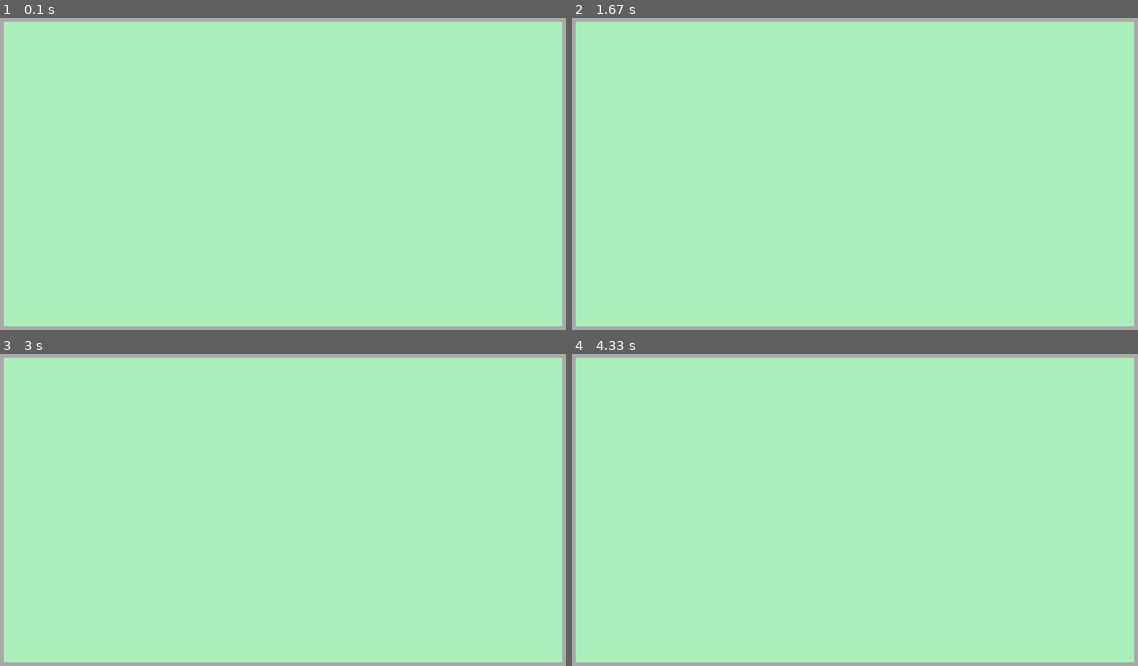
Above: before the commit, frames 1-4 (two rows, left to right).
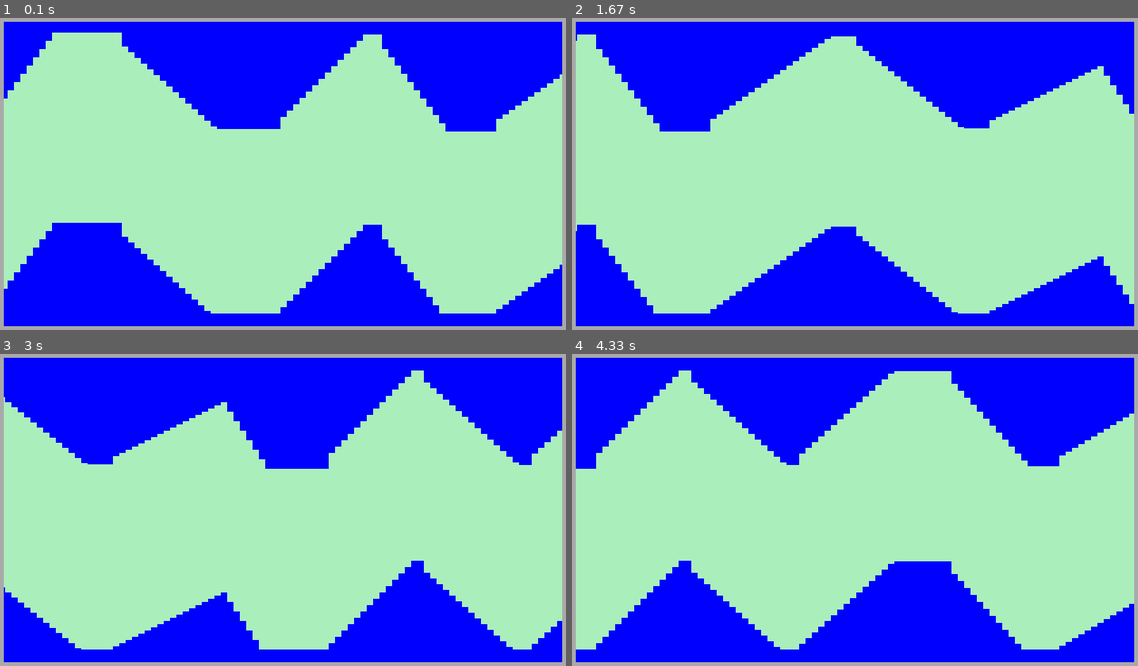
Above: after the commit, the same moments.

Repository: TR-Coder/pygame
Game: pygame game, started from 16-2_missil class.py
The game is run twice, just before and just after one commit, with the same random seed, the same clock (stepped at 60 frames per second) and the same inputs.
Inputs:
- Up to frame 1 (0.1 s): no input
- Up to frame 2 (1.67 s): no input
- Up to frame 3 (3 s): no input
- Up to frame 4 (4.33 s): no input

The runs differ from the first frame. In frame 1, 37% of the frame differs, in the area x 0-100%, y 1-99%; in frame 2, 36%; in frame 3, 37%; in frame 4, 36%.

Commit message:
missil class ok

Diff:
--- a/16-2_missil class.py
+++ b/16-2_missil class.py
@@ -61,7 +61,6 @@
         return interval_length
 
 
-
     ''' La idea per a crear el túnel és:
         Generem intervals de longitud aleatoria.
         Durant cada interval el túnel va pujant o baixant amb una inclinació determinada.
@@ -75,13 +74,14 @@
 
 
     def draw(self) -> None:
+        x = self.x
         for upper_rect, lower_rect in zip(self.rectangles[0::2], self.rectangles[1::2]):
-            upper_rect.x = lower_rect.x = self.x
+            upper_rect.x = lower_rect.x = x
             pg.draw.rect(screen, 'blue', upper_rect)
             pg.draw.rect(screen, 'blue', lower_rect)
-            self.x = self.x + RECTANGLE_WIDTH
+            x = x + RECTANGLE_WIDTH
         pg.draw.rect(screen, 'dark gray', [0, 0, SCREEN_WIDTH, SCREEN_HEIGHT], MARGIN)
-        # self.update()
+        self.update()
 
     def update(self) -> None:
         if abs(self.x) >= RECTANGLE_WIDTH:
@@ -102,11 +102,9 @@
     while run:
         clock.tick(FPS)
         draw_background()
-
         for event in pg.event.get():
             if event.type == pg.QUIT:
                 run = False
-
         tunnel.draw()
         pg.display.update()
 
